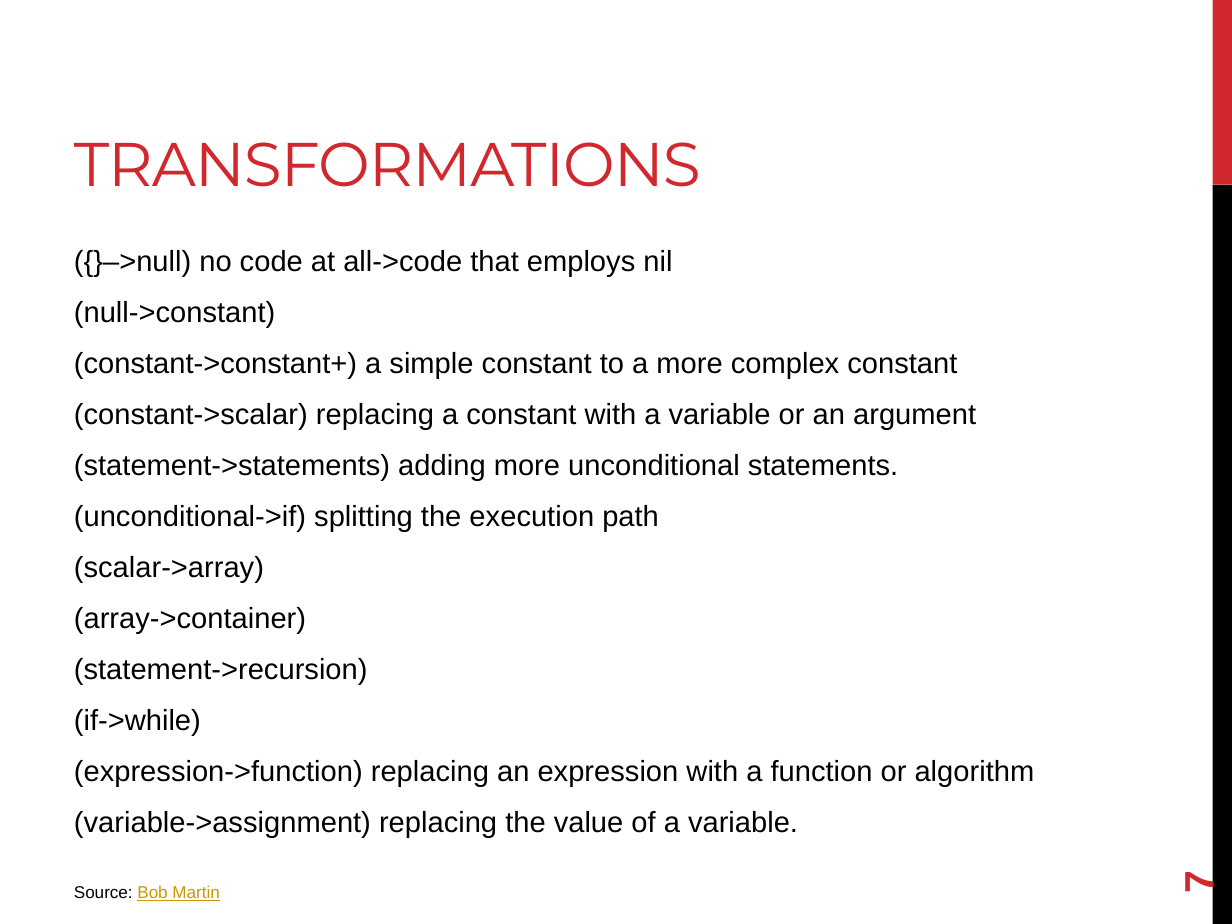
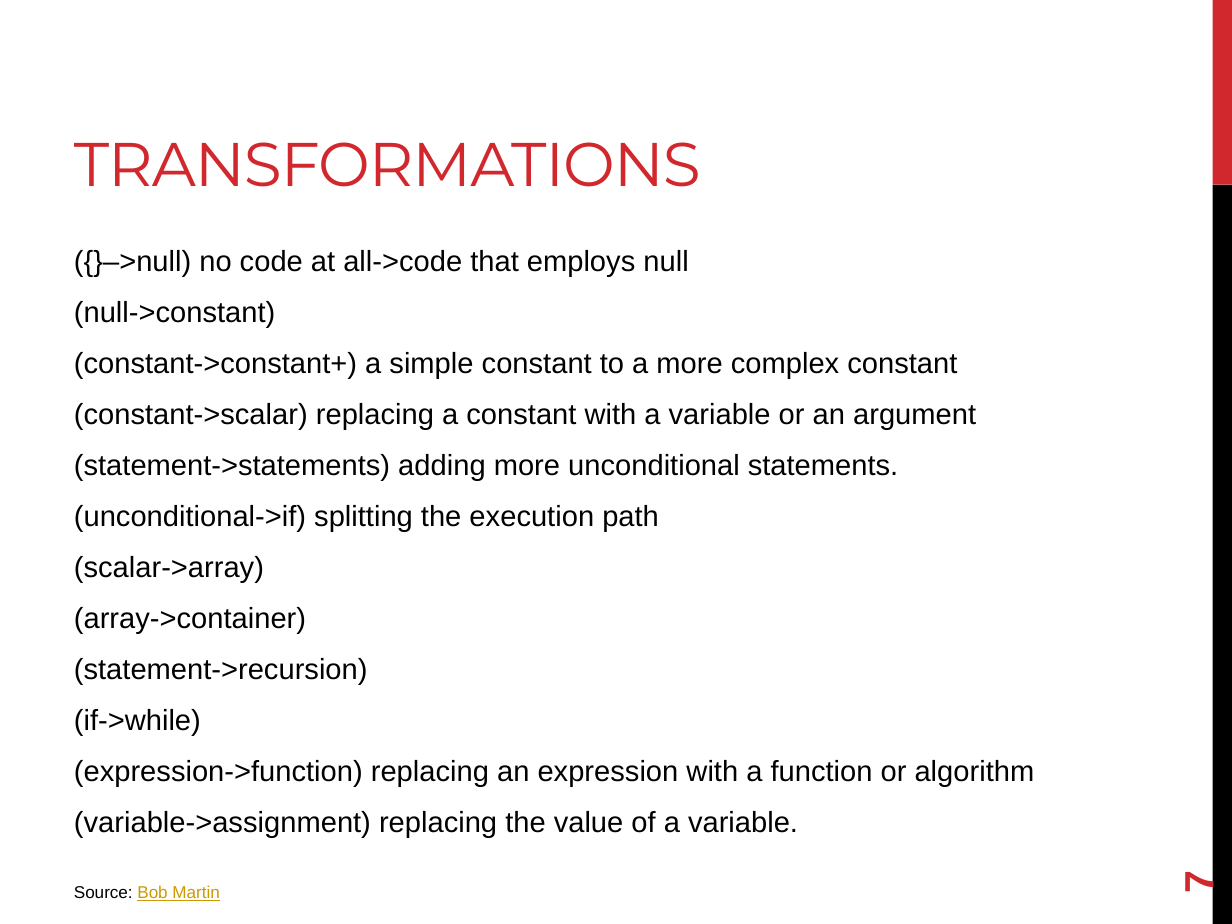
Before and after one commit to joshpeterson/DevelopingConcurrentSoftware, a slide deck: slide 7 of Lectures/Test Driven Design/Test Driven Design.pptx. Drawn at 1232x924 pixels with LibreOffice and Linux fonts; fonts in the diff are those of the drawing. Boxes give left, top, right and bottom in pixels: in the first picture for what was removed or moved away, otherwise in the second. Text is boxed around its words. In the diff, an @@ line names an element or a change of style, - is before the commit and + after.

```diff
--- a/Lectures/Test Driven Design/Test Driven Design.pptx
+++ b/Lectures/Test Driven Design/Test Driven Design.pptx
@@ text at <box>74,250,688,276</box>: text changed @@
-({}–>null) no code at all->code that employs nil
+({}–>null) no code at all->code that employs null
```
Also in this commit, not shown: 1 other file.
